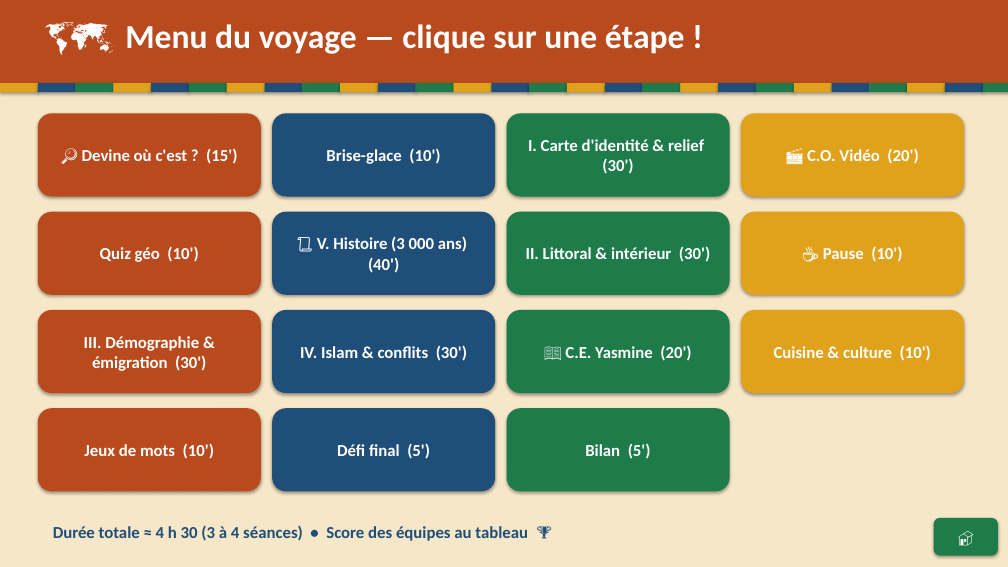
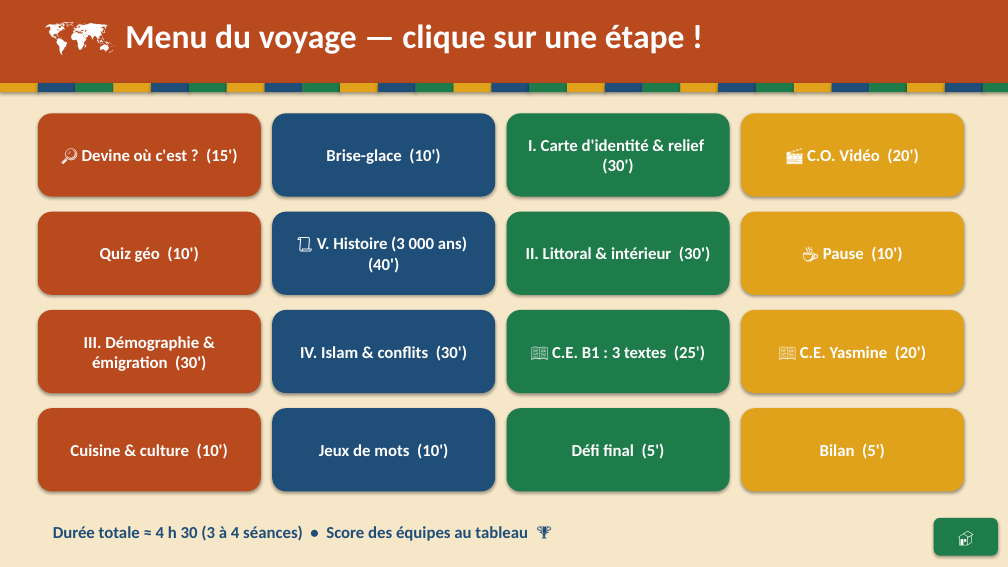
Before and after one commit to Paquereauman/Paquereauman, a slide deck: slide 37 of maghreb/maghreb-interactif.pptx. Drawn at 1008x567 pixels with LibreOffice and Linux fonts; fonts in the diff are those of the drawing. Boxes give left, top, right and bottom in pixels: in the first picture for what was removed or moved away, otherwise in the second. Text is boxed around its words. In the diff, an @@ line names an element or a change of style, - is before the commit and + after.

```diff
--- a/maghreb/maghreb-interactif.pptx
+++ b/maghreb/maghreb-interactif.pptx
@@ text in rounded rectangle at [552, 345, 705, 361]: text changed @@
-📖 C.E. Yasmine (20')
+📖 C.E. B1 : 3 textes (25')
@@ text in rounded rectangle at [800, 345, 926, 361]: text changed @@
-Cuisine & culture (10')
+📖 C.E. Yasmine (20')
@@ rounded rectangle added at [741, 408, 964, 492], fill #E0A11B, 16 pt, text #FFFFFF, bold @@
+Bilan (5')
@@ text in rounded rectangle at [70, 443, 228, 459]: text changed @@
-Jeux de mots (10')
+Cuisine & culture (10')
@@ text in rounded rectangle at [319, 443, 448, 459]: text changed @@
-Défi final (5')
+Jeux de mots (10')
@@ text in rounded rectangle at [572, 444, 665, 459]: text changed @@
-Bilan (5')
+Défi final (5')
```
Also in this commit, not shown: 6 slides added, 1 other file.
